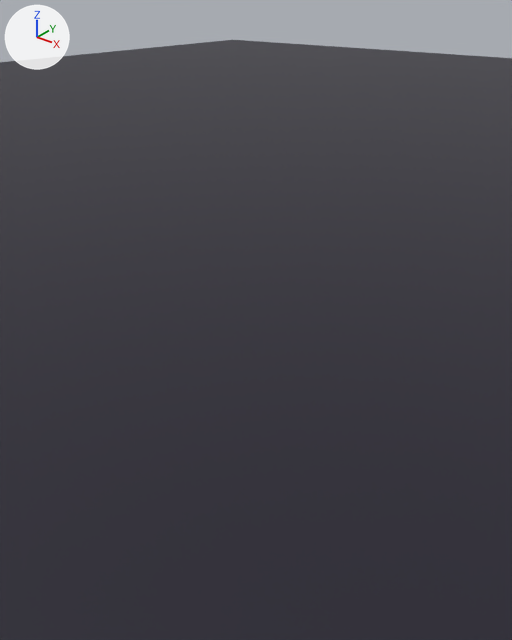
The Blender file Assets/climbing_wall.blend as it was, and as the next commit left it.
One viewpoint serves both versions: a 50 mm camera at (2.49, -8.17, 3.78) aimed at (-0.28, -4.7, 1.63). Lighting does not change. The marker at upper left points along +X, +Y and +Z. The older version comes first.

Objects in the first picture: 'Floor'.
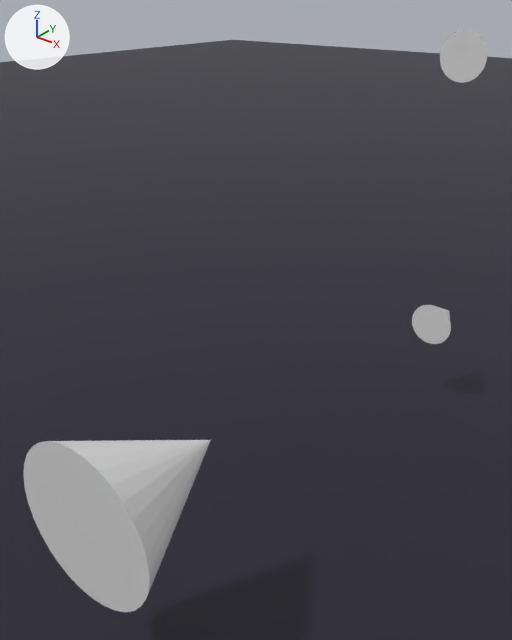
Patch to the scene script:
```diff
--- a/Assets/climbing_wall.blend.py
+++ b/Assets/climbing_wall.blend.py
@@ me_cone_002 @@
+me_cone_002.from_pydata(...)  # a 32-sided cone pointing to +z spanning x -1.0..1.0, y -1.0..1.0, z -1.0..1.0
@@ ob_stereorig_002 @@
+ob_stereorig_002 = bpy.data.objects.new('StereoRig.002', me_cone_002)
+ob_stereorig_002.location = (0.0, -2.192, 3.2)
+ob_stereorig_002.rotation_euler = (-1.571, 0.0, 0.0)  # degrees (-90, 0, 0)
+ob_stereorig_002.scale = (0.2, 0.2, 0.2)
@@ ob_stereorig_001 @@
+ob_stereorig_001 = bpy.data.objects.new('StereoRig.001', me_cone_002.copy())
+ob_stereorig_001.location = (0.0, -2.192, 0.8)
+ob_stereorig_001.rotation_euler = (-1.571, 0.0, 0.0)  # degrees (-90, 0, 0)
+ob_stereorig_001.scale = (0.2, 0.2, 0.2)
@@ ob_stereorig @@
+ob_stereorig = bpy.data.objects.new('StereoRig', me_cone_002.copy())
+ob_stereorig.location = (0.0, -6.0, 1.2)
+ob_stereorig.rotation_euler = (-1.571, 0.0, 0.0)  # degrees (-90, 0, 0)
+ob_stereorig.scale = (0.5, 0.5, 0.5)
```

Pixel boxes (x1, y1, x2, y2) of what changed, in the pictures (512 x 640 px):
'StereoRig', added
    after: (23, 440, 211, 612)
'StereoRig.002', added
    after: (440, 30, 487, 83)
'StereoRig.001', added
    after: (412, 305, 451, 344)
